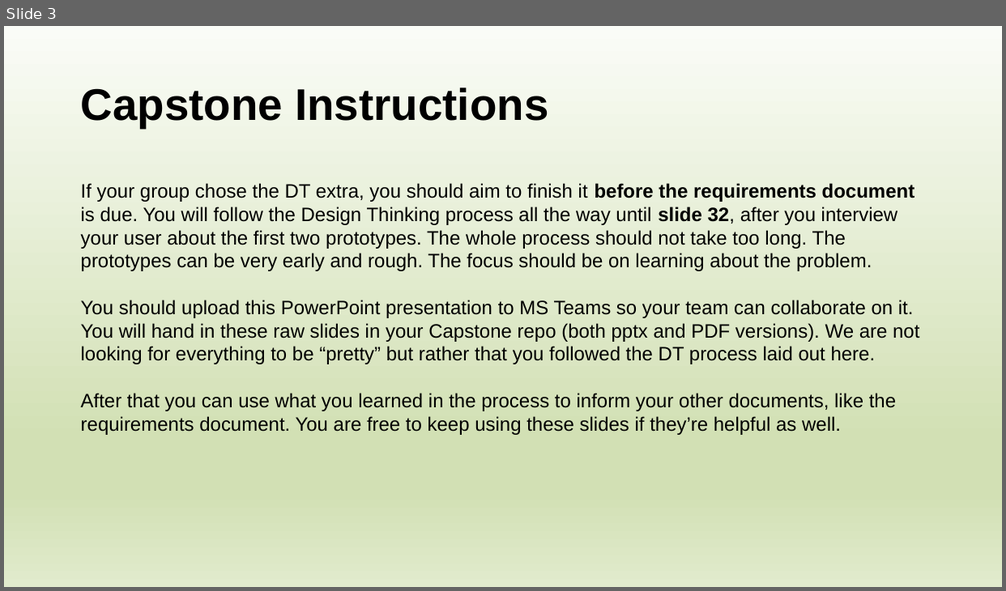
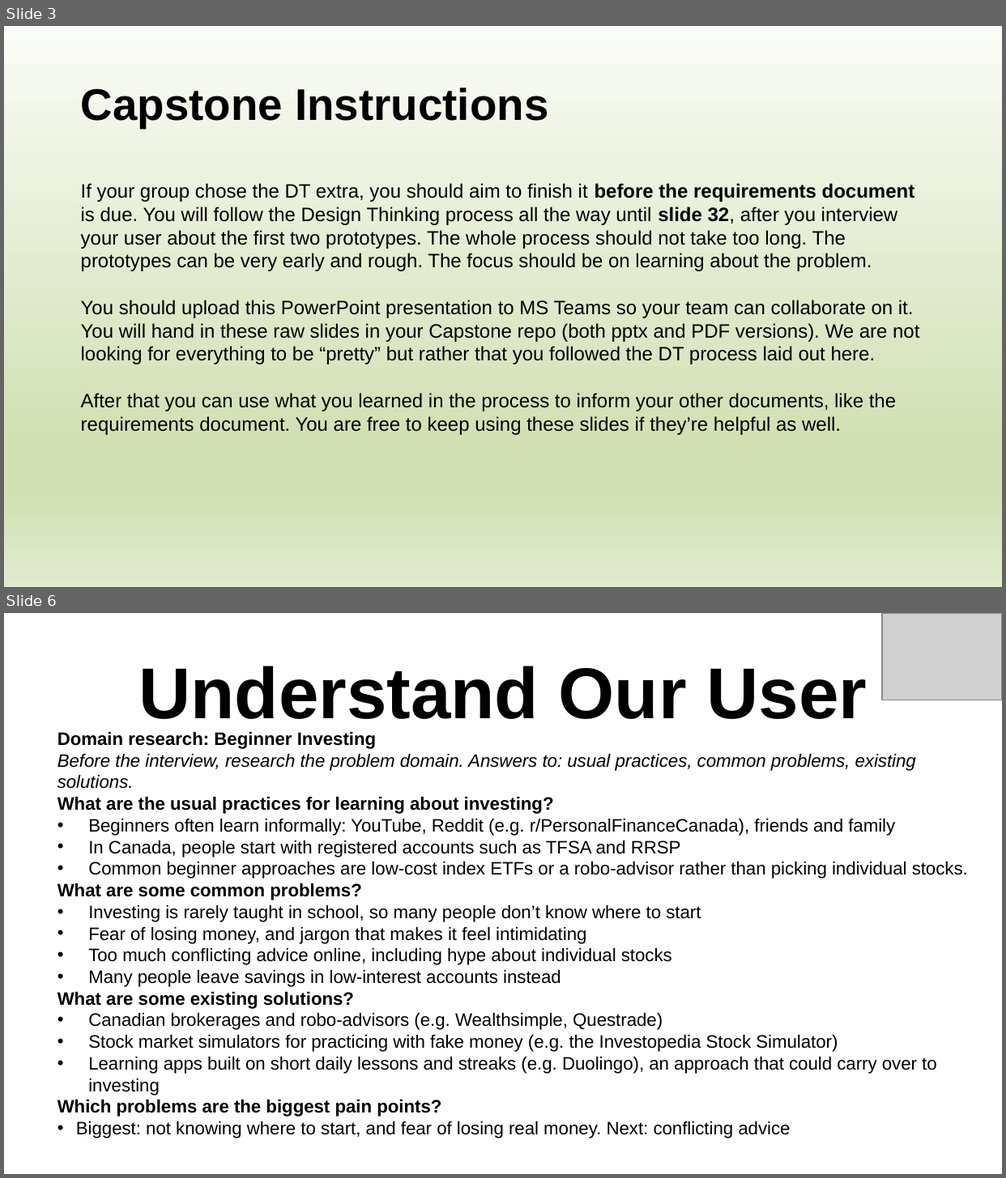
Before and after one commit to davislenover/BurnNEarn, a slide deck: docs/CDs/DesignThinking/DesignThinkingWorksheet.pptx. Shown one above the other, each under a label of ours: slide 3 before the commit, slides 3 and 6 after it; the slides between them are not shown. The pictures are 1006x591 and 1006x1178 pixels, drawn with LibreOffice and Linux fonts; fonts in the diff are those of the drawing; grey boxes stand for pictures. Boxes give left, top, right and bottom in pixels: in the first picture for what was removed or moved away, otherwise in the second. Text is boxed around its words. In the diff, an @@ line names an element or a change of style, - is before the commit and + after.

```diff
--- a/docs/CDs/DesignThinking/DesignThinkingWorksheet.pptx
+++ b/docs/CDs/DesignThinking/DesignThinkingWorksheet.pptx
@@ slide 6 added at bbox=[4, 613, 1002, 1174], background #FFFFFF @@
@@ picture added at bbox=[882, 613, 1002, 700] @@
@@ title added at bbox=[138, 666, 867, 719], 52 pt, text #000000, bold @@
+Understand Our User
@@ text added at bbox=[57, 732, 968, 1139], 13 pt, text #000000 @@
+Domain research: Beginner Investing
+Before the interview, research the problem domain. Answers to: usual practices, common problems, existing solutions.
+What are the usual practices for learning about investing?
+• Beginners often learn informally: YouTube, Reddit (e.g. r/PersonalFinanceCanada), friends and family
+• In Canada, people start with registered accounts such as TFSA and RRSP
+• Common beginner approaches are low-cost index ETFs or a robo-advisor rather than picking individual stocks.
+What are some common problems?
+• Investing is rarely taught in school, so many people don’t know where to start
+• Fear of losing money, and jargon that makes it feel intimidating
+• Too much conflicting advice online, including hype about individual stocks
+• Many people leave savings in low-interest accounts instead
+  What are some existing solutions?
+  • Canadian brokerages and robo-advisors (e.g. Wealthsimple, Questrade)
+  • Stock market simulators for practicing with fake money (e.g. the Investopedia Stock Simulator)
+  • Learning apps built on short daily lessons and streaks (e.g. Duolingo), an approach that could carry over to investing
+  Which problems are the biggest pain points?
+  • Biggest: not knowing where to start, and fear of losing real money. Next: conflicting advice
```
Also in this commit, not shown: 61 slides changed, 12 other slides added, 9 slides removed, 1 other file.
